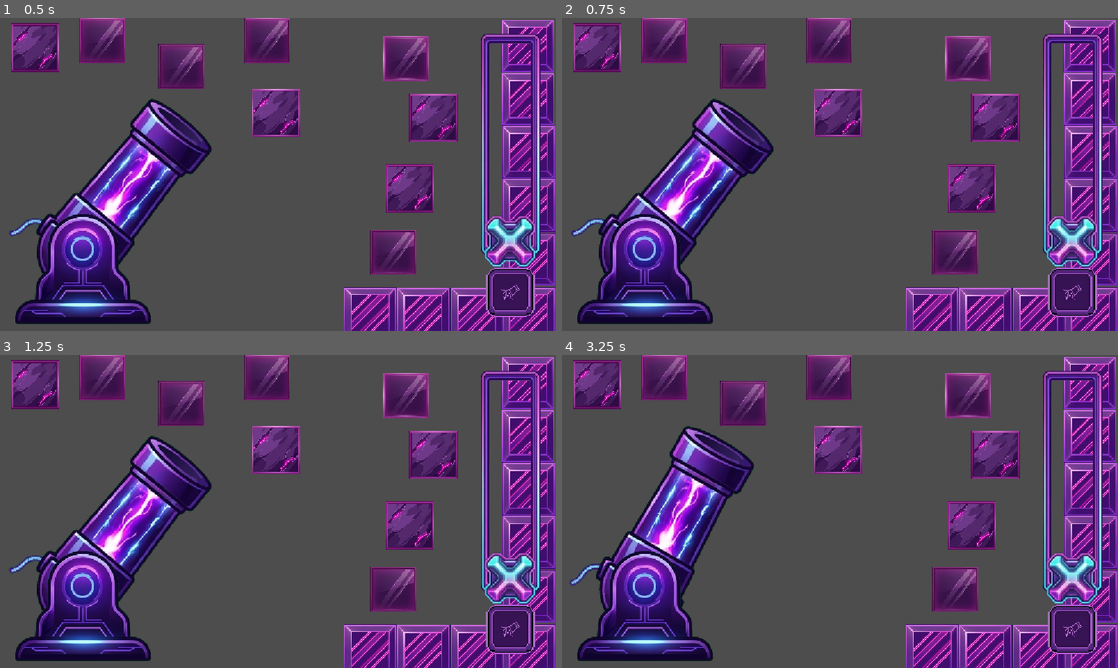
Above: before the commit, frames 1-4 (two rows, left to right).
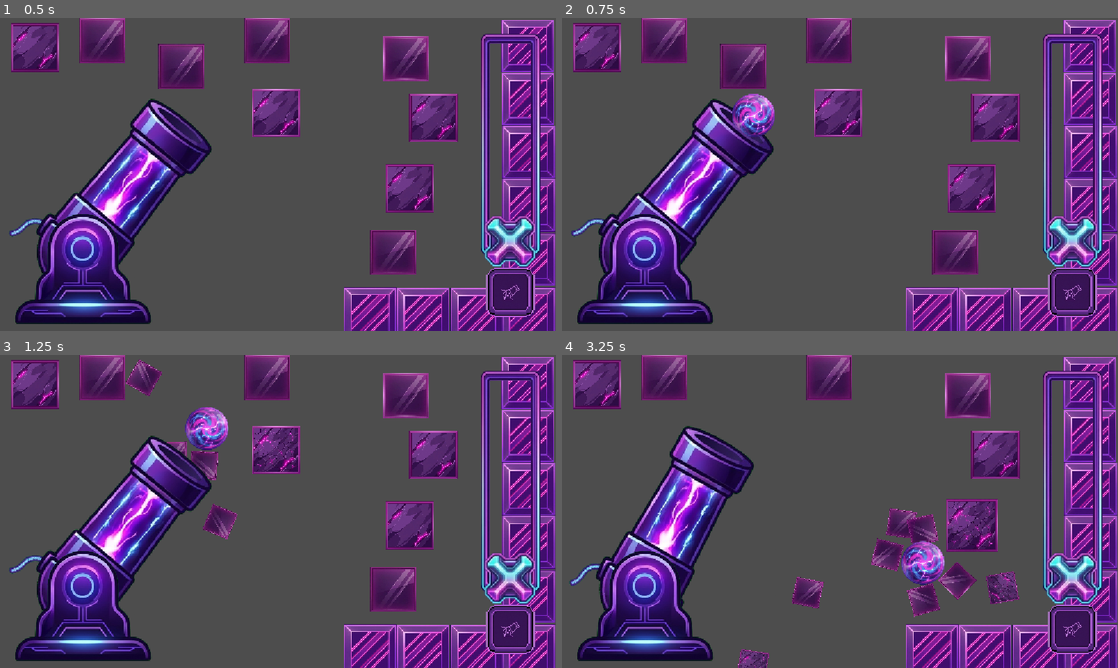
Above: after the commit, the same moments.

Repository: Zidan-09/Arc-Impact
Game: Godot game, scene res://components/cannon-controller/CannonController.tscn
Same seed, same stepped clock (60 frames per second), same inputs: the game is played once before the commit and once after it.
Inputs (mouse positions are in pixels of both pictures, inside the frame that each line leads up to):
- Up to frame 1 (0.5 s): no input
- Up to frame 2 (0.75 s): click (1073, 293) at 0.5 s
- Up to frame 3 (1.25 s): no input
- Up to frame 4 (3.25 s): click (1073, 630) at 1.25 s; click (1073, 630) at 2 s; tap Enter at 2.75 s; drag from (962, 561) to (673, 552) at 2.77 s

Frame 1 is identical in both runs. In frame 2, 0.8% of the frame differs, in the area x 30-39%, y 24-38%; in frame 3, 3.3%; in frame 4, 7.8%, in the area x 28-83%, y 8-100%.

Commit message:
feat(controller): implemented the fire button to shot the cannon

Diff:
--- a/components/cannon-controller/cannon_controller.gd
+++ b/components/cannon-controller/cannon_controller.gd
@@ -2,16 +2,17 @@
 
 @onready var cannon = $Cannon
 @onready var power_slider = $PowerSlider
+@onready var fire_button: TextureButton = $FireButton
 
 var _dragging_angle := false
 
 
+func _ready() -> void:
+	fire_button.focus_mode = Control.FOCUS_NONE
+	fire_button.pressed.connect(shoot)
+
+
 func _input(event: InputEvent) -> void:
-	if event is InputEventKey:
-		if event.keycode == KEY_SPACE and event.pressed and not event.echo:
-			shoot()
-		return
-
 	if event is InputEventMouseButton:
 		if event.button_index == MOUSE_BUTTON_LEFT and not event.pressed:
 			_dragging_angle = false
